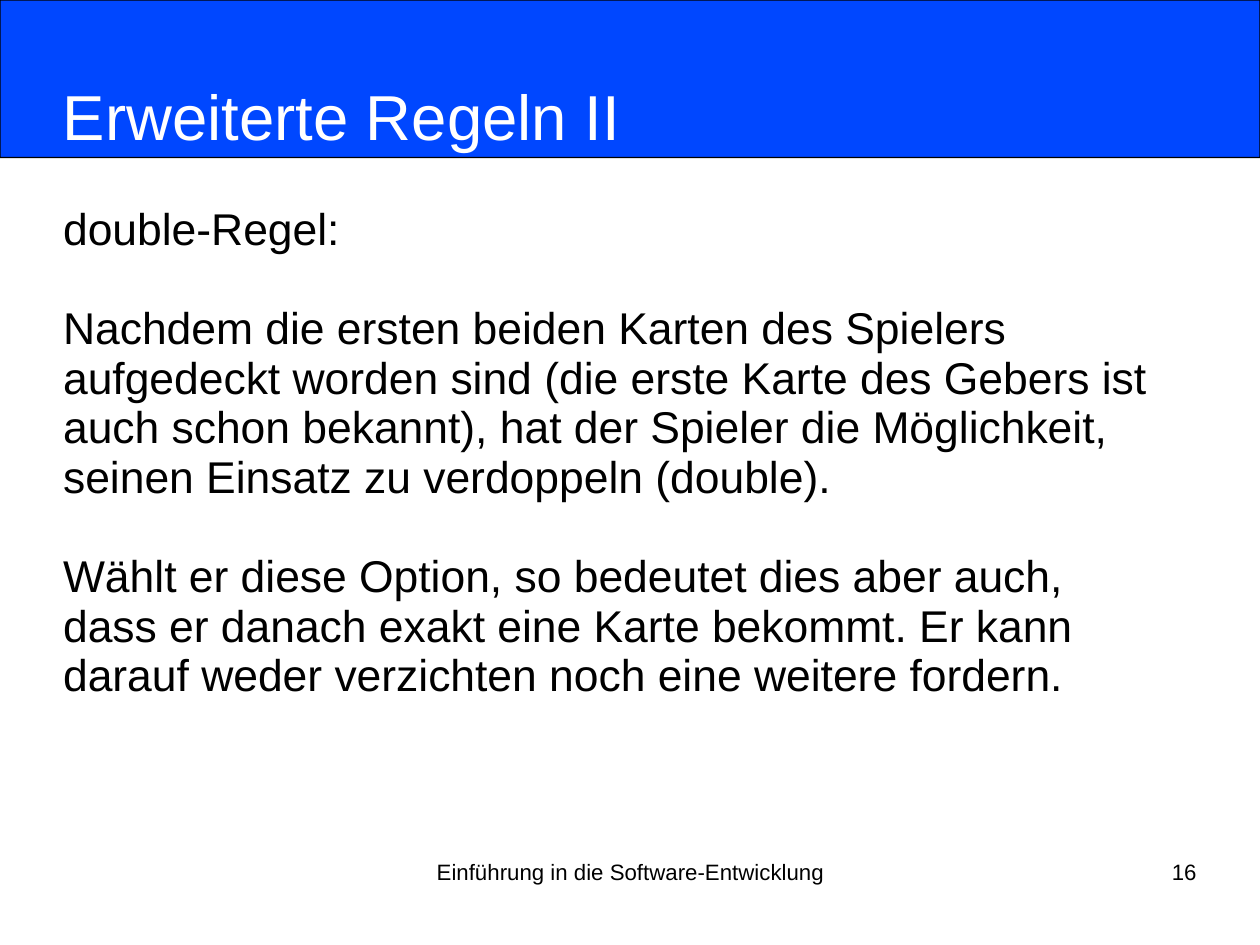
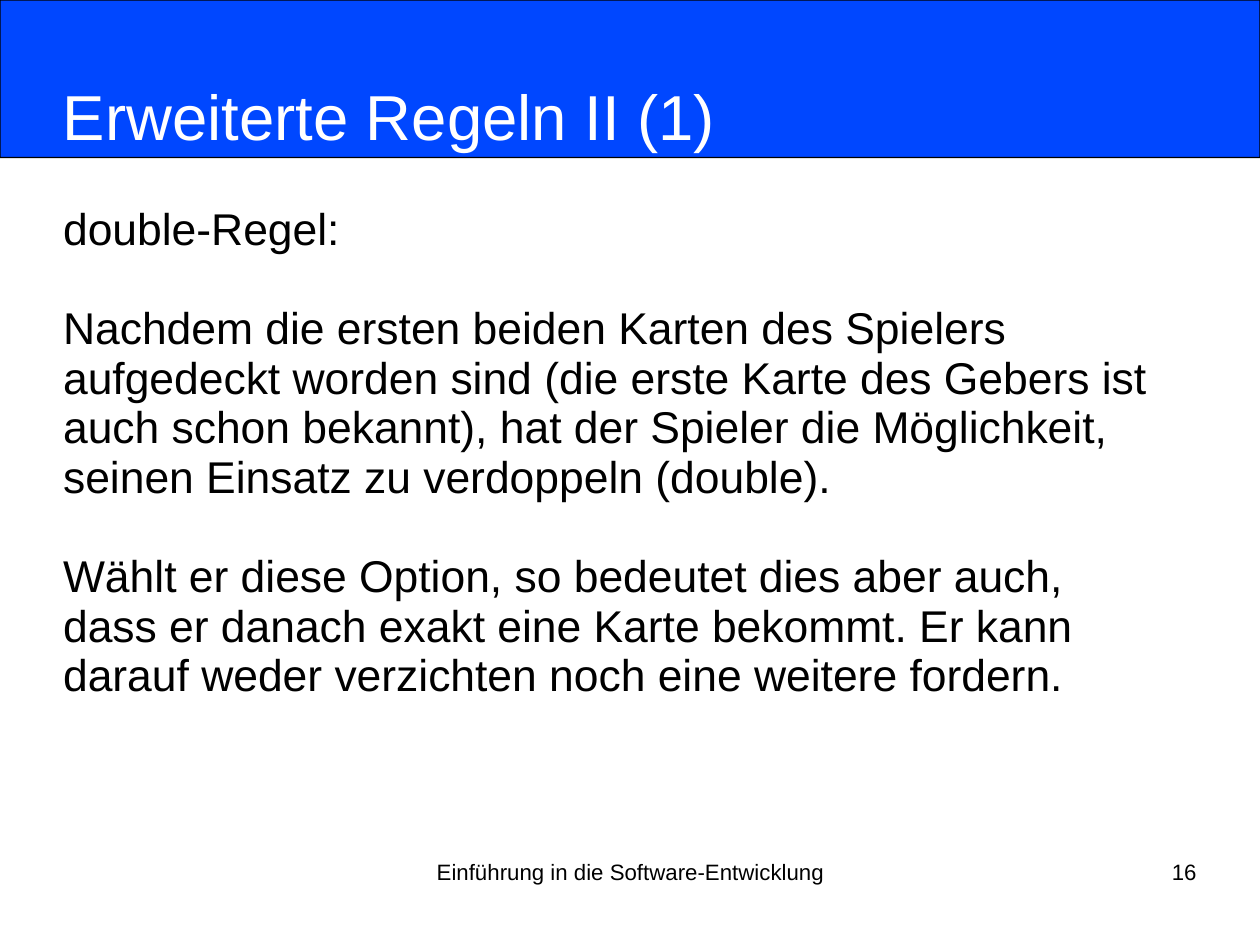
Before and after one commit to nordakademie-einfuehrung-java/vorlesungsskript, a slide deck: slide 16 of folien/Semester_03_Termin_09_Uebungsblock_05-08.pptx. Drawn at 1260x945 pixels with LibreOffice and Linux fonts; fonts in the diff are those of the drawing. Boxes give left, top, right and bottom in pixels: in the first picture for what was removed or moved away, otherwise in the second. Text is boxed around its words. In the diff, an @@ line names an element or a change of style, - is before the commit and + after.

```diff
--- a/folien/Semester_03_Termin_09_Uebungsblock_05-08.pptx
+++ b/folien/Semester_03_Termin_09_Uebungsblock_05-08.pptx
@@ title at bbox=[63, 94, 715, 152]: text changed @@
-Erweiterte Regeln II
+Erweiterte Regeln II (1)
```
Also in this commit, not shown: 9 other slides changed.
